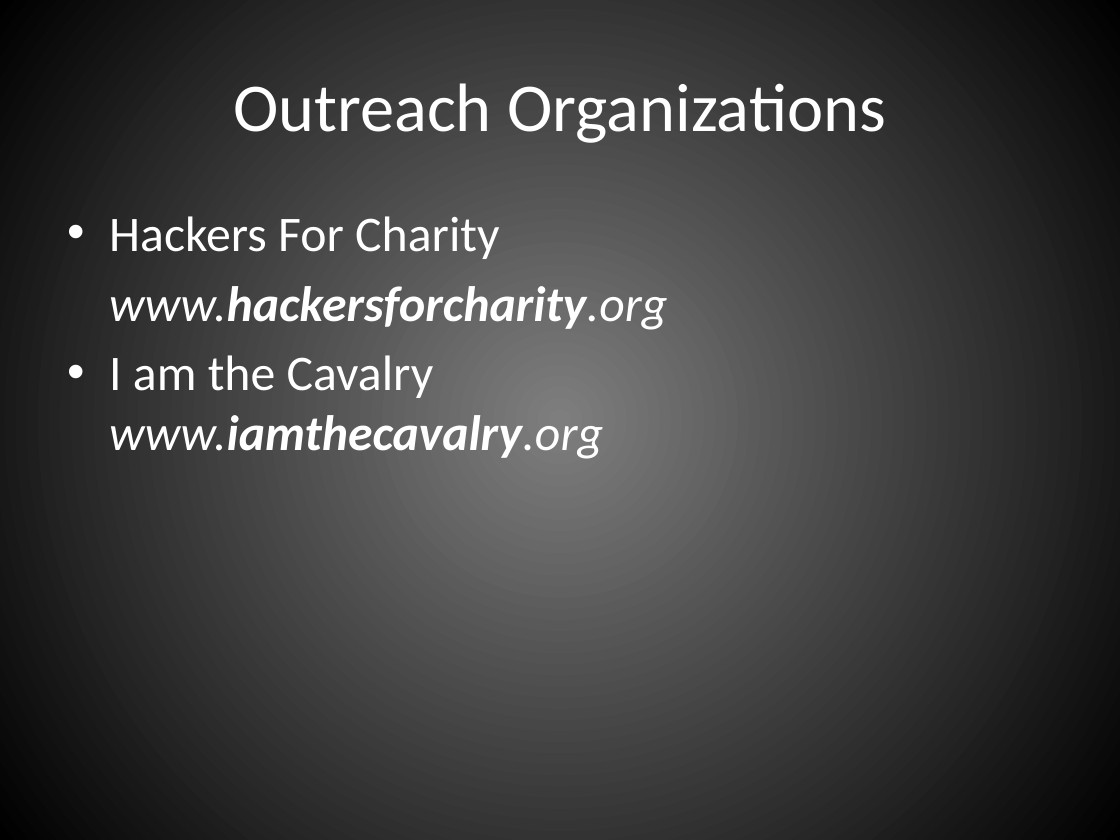
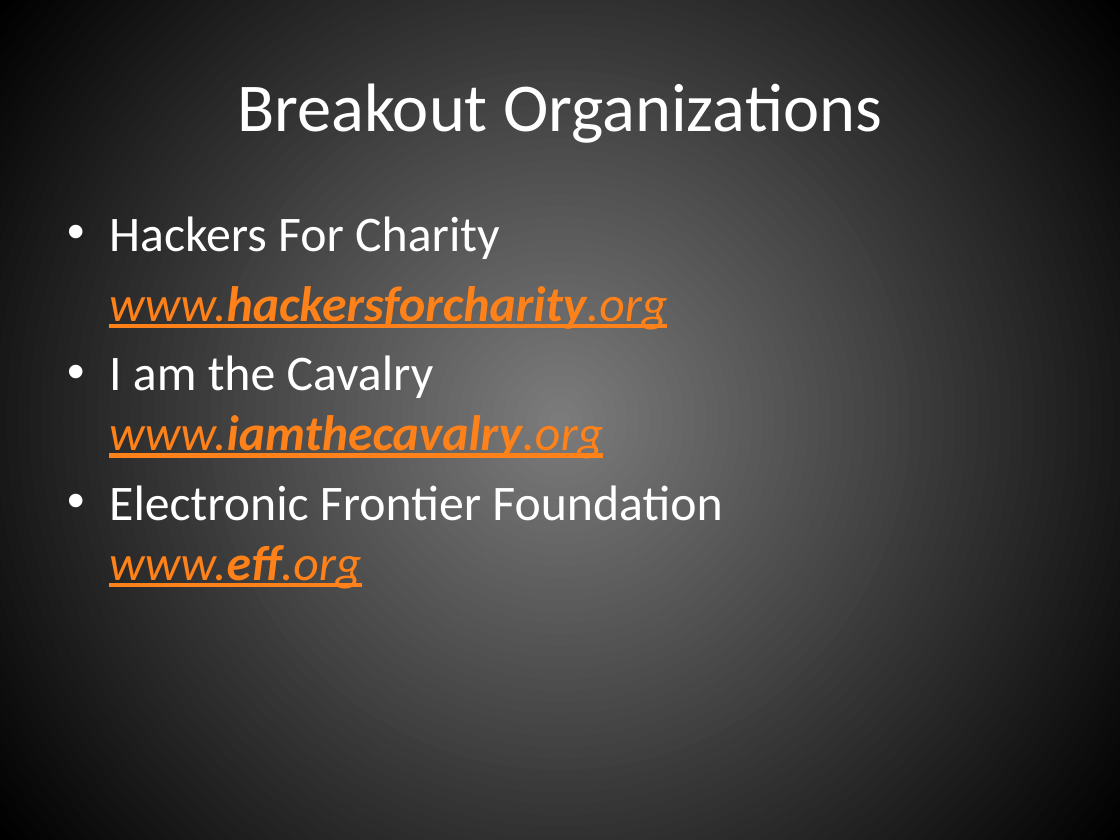
Before and after one commit to johnnyxmas/Talk_Decks, a slide deck: slide 19 of 2016/CypherCon/You're Right, This Sucks.pptx (slide 21 before the commit). Drawn at 1120x840 pixels with LibreOffice and Linux fonts; fonts in the diff are those of the drawing. Boxes give left, top, right and bottom in pixels: in the first picture for what was removed or moved away, otherwise in the second. Text is boxed around its words. In the diff, an @@ line names an element or a change of style, - is before the commit and + after.

```diff
--- a/2016/CypherCon/You're Right, This Sucks.pptx
+++ b/2016/CypherCon/You're Right, This Sucks.pptx
@@ background gradient #7F7F7F to #000000 to gradient #7B7B7B to #000000 @@
@@ title at [237,83,882,143]: text changed @@
-Outreach Organizations
+Breakout Organizations
@@ text at [109,216,667,462]: text colour #FFFFFF to #FF8119, underline on in "www.hackersforcharity.org", "www.iamthecavalry.org"; less space between paragraphs @@
@@ text at [109,485,722,589]: paragraph added @@
+• Electronic Frontier Foundation
+  www.eff.org
```
Also in this commit, not shown: 17 other slides changed, 2 slides added, 4 slides removed.
